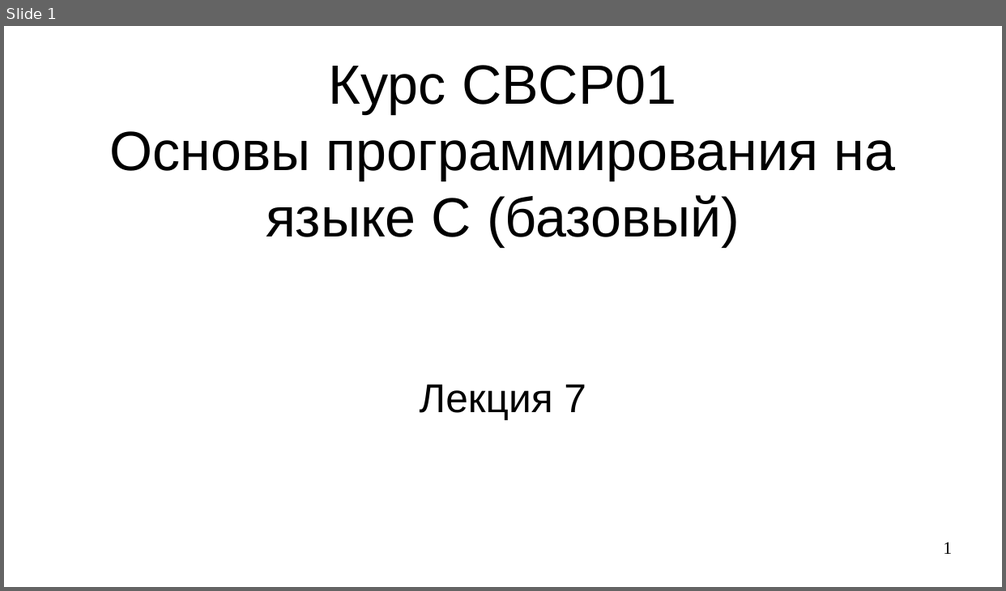
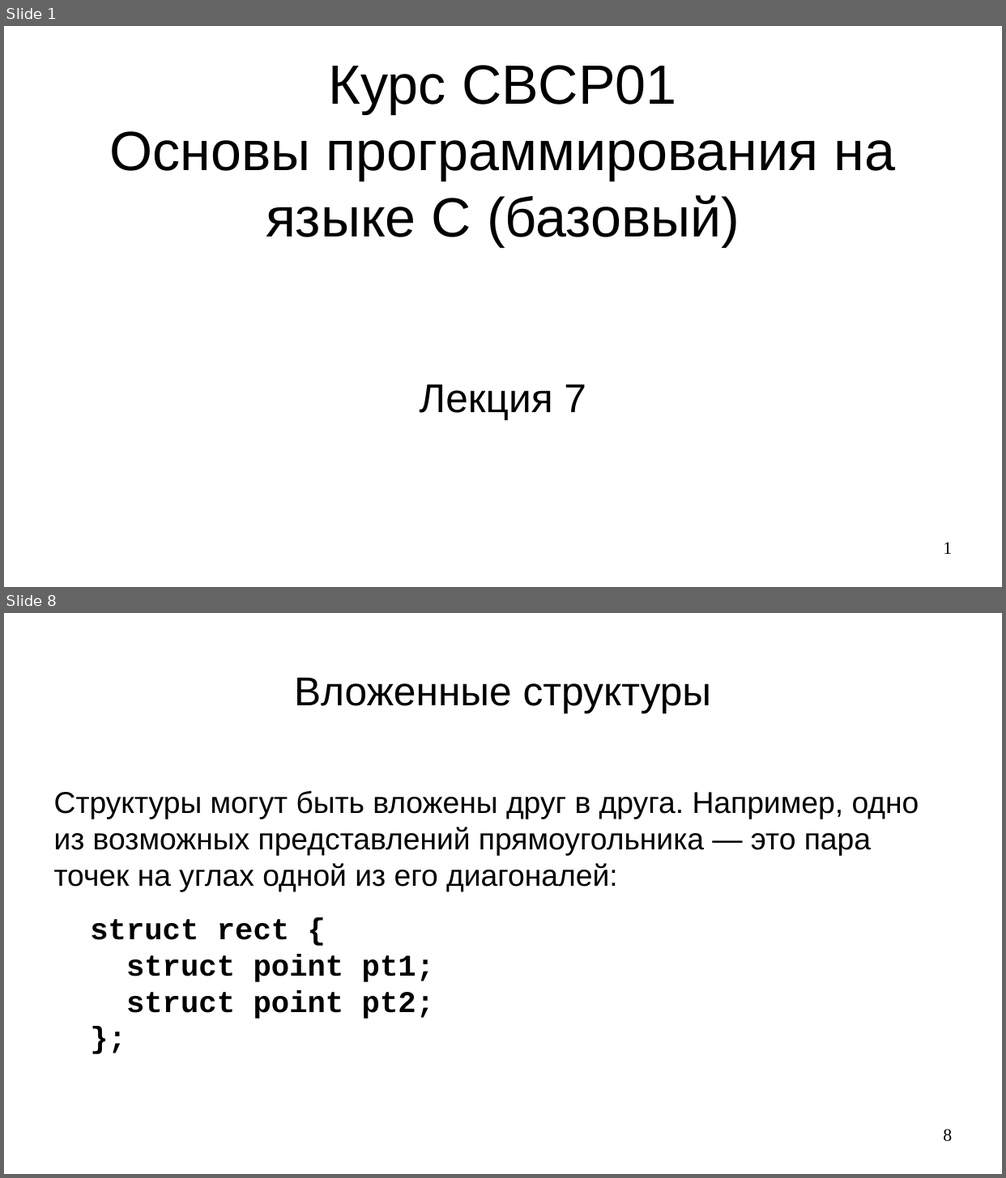
Before and after one commit to steelcraft/stud-lab, a slide deck: Лекции/CBCP01#L7.odp. Shown one above the other, each under a label of ours: slide 1 before the commit, slides 1 and 8 after it; the slides between them are not shown. The pictures are 1006x591 and 1006x1178 pixels, drawn with LibreOffice and Linux fonts; fonts in the diff are those of the drawing. Boxes give left, top, right and bottom in pixels: in the first picture for what was removed or moved away, otherwise in the second. Text is boxed around its words. In the diff, an @@ line names an element or a change of style, - is before the commit and + after.

```diff
--- a/Лекции/CBCP01#L7.odp
+++ b/Лекции/CBCP01#L7.odp
@@ slide 8 added at [4,613,1002,1174], background #FFFFFF @@
@@ title added at [294,677,712,713], 32 pt, text #000000 @@
+Вложенные структуры
@@ text added at [54,790,919,1019], 24 pt, text #000000 @@
+Структуры могут быть вложены друг в друга. Например, одно из возможных представлений прямоугольника — это пара точек на углах одной из его диагоналей:
+struct rect {
+struct point pt1;
+struct point pt2;
+};
@@ page number added at [943,1129,952,1142], 14 pt, text #000000 @@
+8
```
Also in this commit, not shown: 2 slides changed, 5 other slides added, 9 slides removed.
